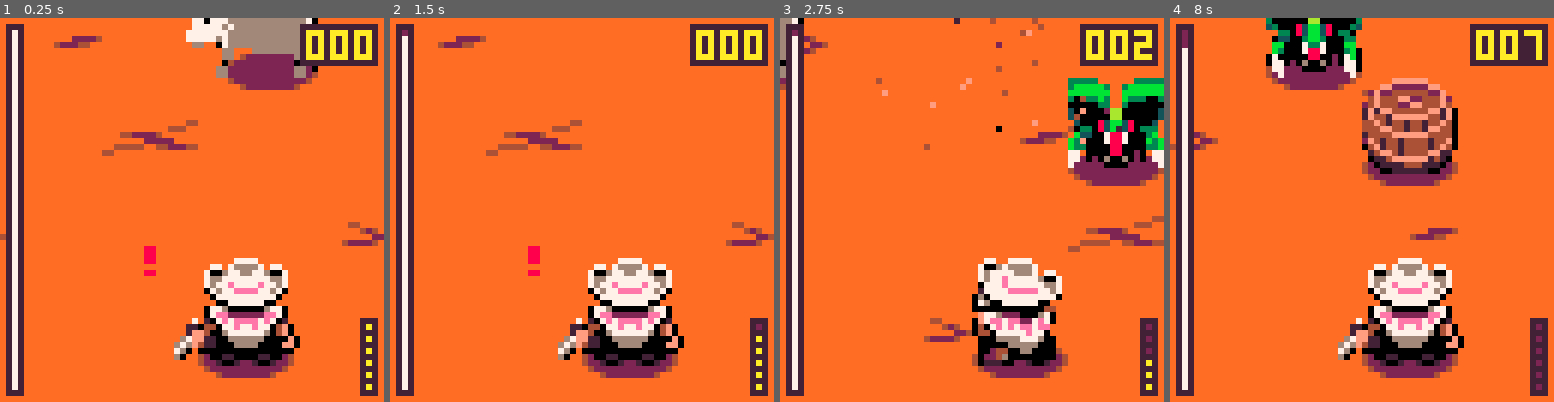
Above: before the commit, frames 1-4 (left to right).
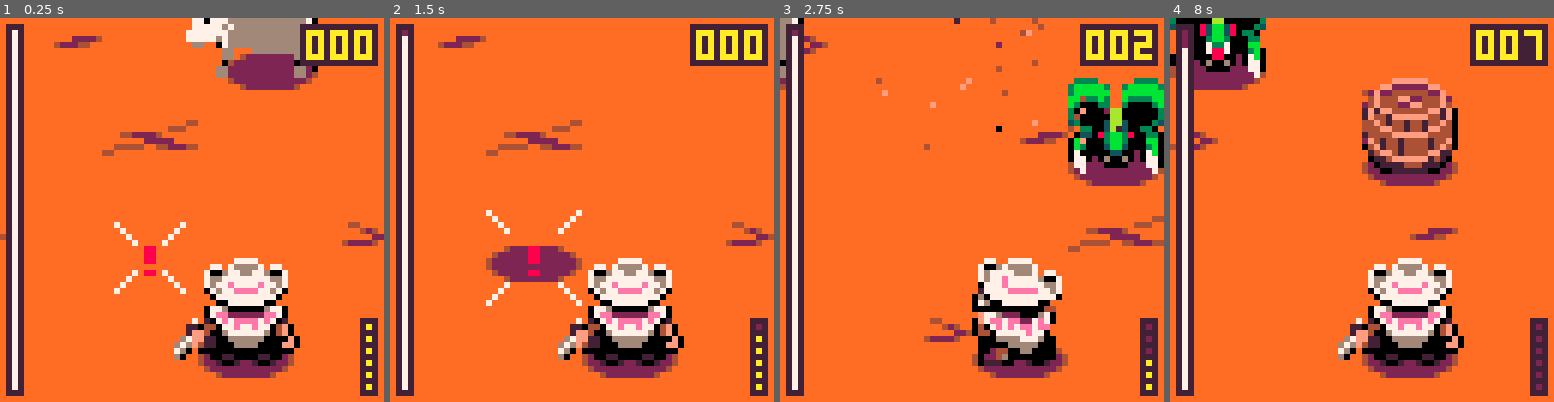
Above: after the commit, the same moments.

Repository: david-fletcher/lowrezjam2023
Game: PICO-8 cartridge lowrezjam2023.p8
Same seed, same stepped clock (60 frames per second), same inputs: the game is played once before the commit and once after it.
Inputs:
- Up to frame 1 (0.25 s): no input
- Up to frame 2 (1.5 s): tap X (X key) at 0.33, 1.07 s; tap O (Z key) at 0.7 s
- Up to frame 3 (2.75 s): hold Right 1.6-2.1 s; tap O (Z key) at 1.7, 2.1, 2.5 s; tap X (X key) at 1.85 s; hold Up 2.15-2.42 s; hold Right from 2.47 s (still down)
- Up to frame 4 (8 s): tap O (Z key) every 0.4 s from 2.9 to 7.7 s; tap X (X key) every 1.12 s from 2.97 to 7.43 s; release Right at 3.03 s; hold Left 3.08-3.58 s; hold Down 3.63-3.97 s; hold Right 4.02-4.68 s; hold Up 4.73-5.03 s; hold Left 5.08-5.68 s; hold Down 5.73-6.03 s; hold Right 6.08-6.58 s; hold Right 6.63-7.13 s; hold Up 7.18-7.45 s; hold Right from 7.5 s (still down)

The runs differ from the first frame. In frame 1, 0.4% of the frame differs, in the area x 29-49%, y 53-72%; in frame 2, 2.1%; in frame 3, 1.8%; in frame 4, 7.9%, in the area x 0-50%, y 0-19%.

Commit message:
Add alien warning and spawn sfxs

Diff:
--- a/lowrezjam2023.p8
+++ b/lowrezjam2023.p8
@@ -38,7 +38,7 @@
 -- lifecycle
 function _init()
  -- enable alt palette in editor
- poke(0x5f2e, 1)
+ --poke(0x5f2e, 1)
 
  -- 64x64 mode!
  poke(0x5f2c, 3)
@@ -687,6 +687,7 @@
 
 function new_alien(tilex, tiley)
  -- sprite num: 38
+ play_sfx(8)
  local alien = {}
  alien.type = 'collide'
  alien.sortprio = 0
@@ -704,7 +705,7 @@
  alien.state = "warning"
  alien.moving = {false, false, false, false}
  alien.decision_timer = 120
- alien.warning_timer = 120
+ alien.warning_timer = 150
  alien.spawn_dur = 78
  alien.spawn_timer = alien.spawn_dur
 
@@ -770,6 +771,7 @@
    self.warning_timer -= 1
    if (self.warning_timer <= 0) then
     self.state = "spawning"
+    play_sfx(9)
    end
   elseif (self.state == "spawning") then
    self.spawn_timer -= 1
@@ -796,7 +798,18 @@
 
  alien.draw = function(self)
   if (self.state == "warning") then
-    -- warning
+    if self.warning_timer < 90 then
+     shadow(self)
+    end
+    -- warning indicator
+    local frame
+    local t = time() % 0.5
+    if t < 0.25 then
+     frame = 76
+    else
+     frame = 78
+    end
+    spr(frame, self.x, self.y+6, 2, 2)
     print("!", self.x+6, self.y+12, 8)
     print("!", self.x+7, self.y+12, 8)
   elseif (self.state == "spawning") then
@@ -1126,22 +1139,22 @@
 999000011311199990554ffffff54509422224999999999907709060060907709999999999999999999999999999999999999999999999999999999999999999
 99999991111119999905555444555099999999999999999997799900009997709999999999999999999999999999999999999999999999999999999999999999
 99999990111109999990055555500999999999999999999999799999999999799999999999999999999999999999999999999999999999999999999999999999
-99999977779999999999999777709779999999999999999999999999999999999333399999933339999999999999999999999999999999999999999999999999
-99779766667977999997797666676007999999999999999999999999999999993bbbbb3993bbbbb3333339999993333399999999999999999999999999999999
-97006776677600799970067766777667999999999999999993333999999333393bbbbbb99bbbbbbb3bbbbb3993bbbbbb99999999999999999999999999999999
-976677777777667999766777777e776799999999999999993bbbb339933bbbb3bb333b399b3333bbbbbbbbb99bbbbbbb99999999999999999999999999999999
-97677e7777e77679997677e7777e767099999999999999993bbb3bb99bb3bbbbb30003399300003b30033b399b33300399999999999999999999999999999999
-907677eeee7767099907677eeee7770999999999999999999333bb3993bb33393000000cc0000003000003399300000099999999999999999999999999999999
+99999977779999999999999777709779999999999999999999999999999999999333399999933339999999999999999979999999999999979999999999999999
+99779766667977999997797666676007999999999999999999999999999999993bbbbb3993bbbbb3333339999993333397999999999999799999999999999999
+97006776677600799970067766777667999999999999999993333999999333393bbbbbb99bbbbbbb3bbbbb3993bbbbbb99799999999997999979999999999799
+976677777777667999766777777e776799999999999999993bbbb339933bbbb3bb333b399b3333bbbbbbbbb99bbbbbbb99979999999979999997999999997999
+97677e7777e77679997677e7777e767099999999999999993bbb3bb99bb3bbbbb30003399300003b30033b399b33300399999999999999999999799999979999
+907677eeee7767099907677eeee7770999999999999999999333bb3993bb33393000000cc0000003000003399300000099999999999999999999979999799999
 9007777777777099999077777777709999999999999999993bbbbb3993bbbbb33000000cc00000031000000cc000000199999999999999999999999999999999
 0ff0077777700999999900777770000999999999999999993bbbbb0cc0bbbbb31300001cc10000311000000cc000000199999999999999999999999999999999
 0f77600000067799990776000002677009999999999999991333330cc03333319933001cc10033099100081bb180001999999999999999999999999999999999
 0f7ee222222ee7099907ee222227ee0ff0999999999999990100001bb10000109011083bb38003309033081bb180333999999999999999999999999999999999
-0407e7eeee7e704099507e7eeee7e7004f099999999999999030011bb11003090bb0003bb3000bb09b110078870003b999999999999999999999999999999999
-044077e77e77044090f4077e77e7709044099999999999990bb0003bb3000bb00b30001bb10003b0b3b0007887000b3b99999999999999999999999999999999
-900067777776004090f406777777609900099999999999990b30022bb22003b007000001100907b0b33000088000033b99999999999999999999999999999999
-9999066666650ff00f0000666666000999999999999999990b300013310003b00770906006090770779000088009097799999999999999999999999999999999
-9999000002220ff00ff000066660052299999999999999990b707061160707b09779990000999770779090600609097799999999999999999999999999999999
-99999000046400099000000000006005599999999999999997779900009977709979999999999979799999000099999799999999999999999999999999999999
+0407e7eeee7e704099507e7eeee7e7004f099999999999999030011bb11003090bb0003bb3000bb09b110078870003b999999999999999999999979999799999
+044077e77e77044090f4077e77e7709044099999999999990bb0003bb3000bb00b30001bb10003b0b3b0007887000b3b99999999999999999999799999979999
+900067777776004090f406777777609900099999999999990b30022bb22003b007000001100907b0b33000088000033b99979999999979999997999999997999
+9999066666650ff00f0000666666000999999999999999990b300013310003b00770906006090770779000088009097799799999999997999979999999999799
+9999000002220ff00ff000066660052299999999999999990b707061160707b09779990000999770779090600609097797999999999999799999999999999999
+99999000046400099000000000006005599999999999999997779900009977709979999999999979799999000099999779999999999999979999999999999999
 99999900055509999990055500999559999999999999999999999999999999999999999999999999999999999999999999999999999666999999999999999999
 99999999900099999999550099999999999999999999999999999999999999999999999999999999999999999999999999999999999966669999777777779999
 99977779999777777779999999999999999999999999999999999999999999999999999999999999999999999999999999999999669766777977777777777999
Not shown, changed: the sound effects (__sfx__) section of lowrezjam2023.p8
